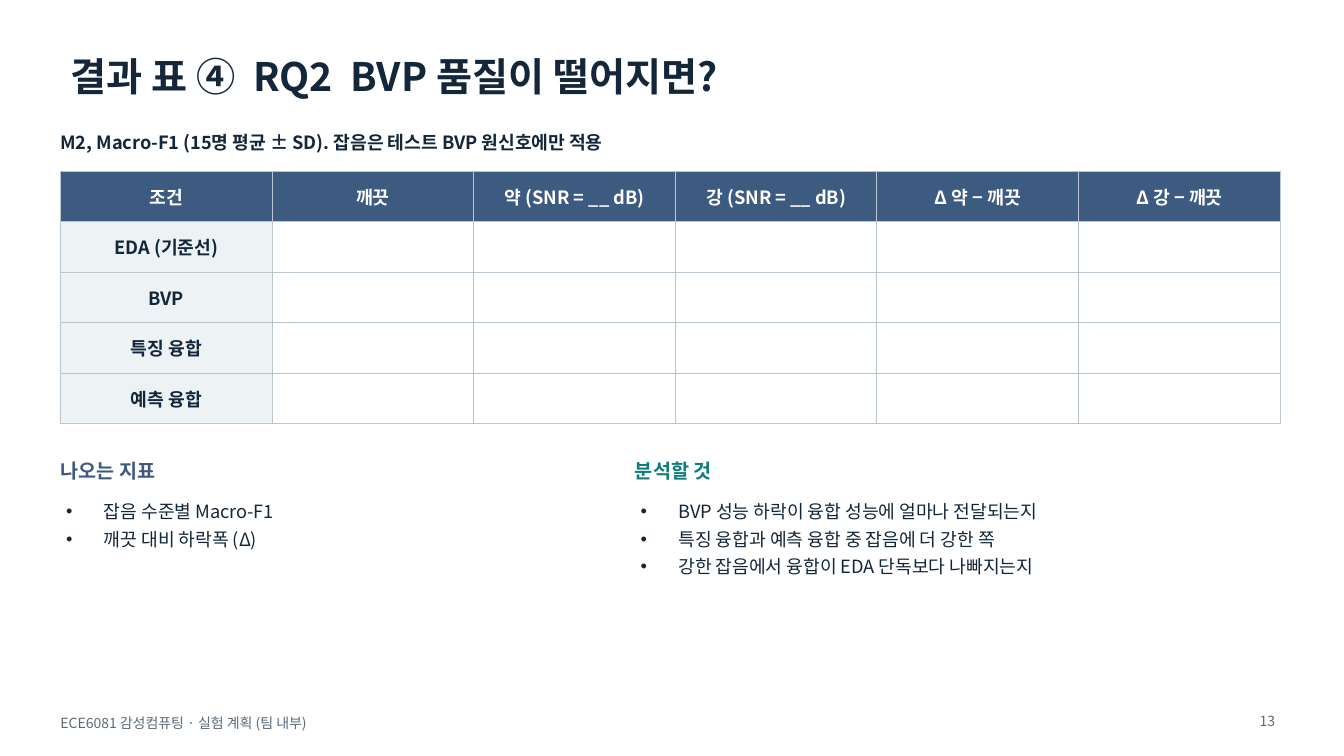
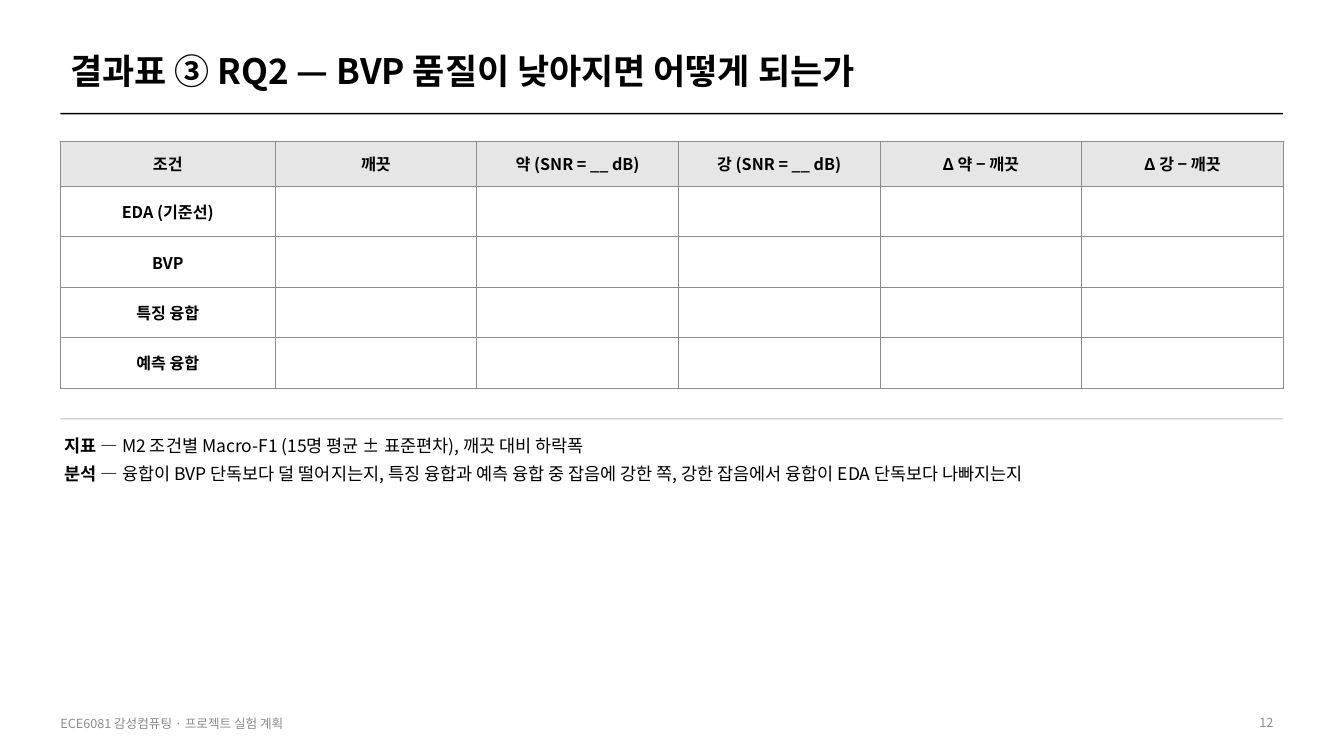
Before and after one commit to HuiJongJung/ece6081-affective-computing, a slide deck: slide 12 of docs/experiment_plan.pptx (slide 13 before the commit). Drawn at 1344x756 pixels with LibreOffice and Linux fonts; fonts in the diff are those of the drawing. Boxes give left, top, right and bottom in pixels: in the first picture for what was removed or moved away, otherwise in the second. Text is boxed around its words. In the diff, an @@ line names an element or a change of style, - is before the commit and + after.

```diff
--- a/docs/experiment_plan.pptx
+++ b/docs/experiment_plan.pptx
@@ title at box(70, 54, 854, 91): text changed; size 28 to 25 pt; text colour #14273A to #000000 @@
-결과 표 ④ RQ2 BVP 품질이 떨어지면?
+결과표 ③ RQ2 — BVP 품질이 낮아지면 어떻게 되는가
@@ rectangle added at box(60, 113, 1284, 114), fill #000000 @@
@@ table at box(60, 141, 1284, 388) @@
@@ fill #3D5A80 to #E6E6E6 in row 1 @@
@@ fill #EDF2F4 to #FFFFFF in 4 cells @@
@@ size 13 to 11.5 pt @@
@@ text colour #FFFFFF to #000000 in "조건", "깨끗", "약 (SNR = __ dB)", "강 (SNR = __ dB)" and 2 more places @@
@@ text colour #14273A to #000000 in "EDA (기준선)", "BVP", "특징 융합", "예측 융합" @@
@@ borders changed @@
@@ table: place and size @@
-table at box(60, 171, 1280, 412)
+table at box(60, 141, 1284, 388)
@@ text removed at box(60, 133, 602, 153) @@
-M2, Macro-F1 (15명 평균 ± SD). 잡음은 테스트 BVP 원신호에만 적용
@@ rectangle added at box(60, 418, 1284, 419), fill #BFBFBF @@
@@ text at box(65, 437, 1023, 483): text changed; size 13 to 12.5 pt; text colour #14273A to #000000 @@
-• BVP 성능 하락이 융합 성능에 얼마나 전달되는지
-• 특징 융합과 예측 융합 중 잡음에 더 강한 쪽
-• 강한 잡음에서 융합이 EDA 단독보다 나빠지는지
+– 지표 — M2 조건별 Macro-F1 (15명 평균 ± 표준편차), 깨끗 대비 하락폭
+– 분석 — 융합이 BVP 단독보다 덜 떨어지는지, 특징 융합과 예측 융합 중 잡음에 강한 쪽, 강한 잡음에서 융합이 EDA 단독보다 나빠지는지
@@ text removed at box(60, 461, 155, 480) @@
-나오는 지표
@@ text removed at box(635, 461, 712, 480) @@
-분석할 것
@@ text removed at box(104, 503, 274, 550) @@
-• 잡음 수준별 Macro-F1
-• 깨끗 대비 하락폭 (Δ)
@@ text at box(60, 717, 283, 729): text changed; size 10 to 9 pt; text colour #5A6B78 to #8C8C8C @@
-ECE6081 감성컴퓨팅 · 실험 계획 (팀 내부)
+ECE6081 감성컴퓨팅 · 프로젝트 실험 계획
@@ page number added at box(1259, 717, 1273, 727), 9 pt, text #8C8C8C @@
+12
@@ page number removed at box(1260, 715, 1276, 726) @@
-13
```
Also in this commit, not shown: 13 other slides changed, 1 slide added, 2 slides removed.
